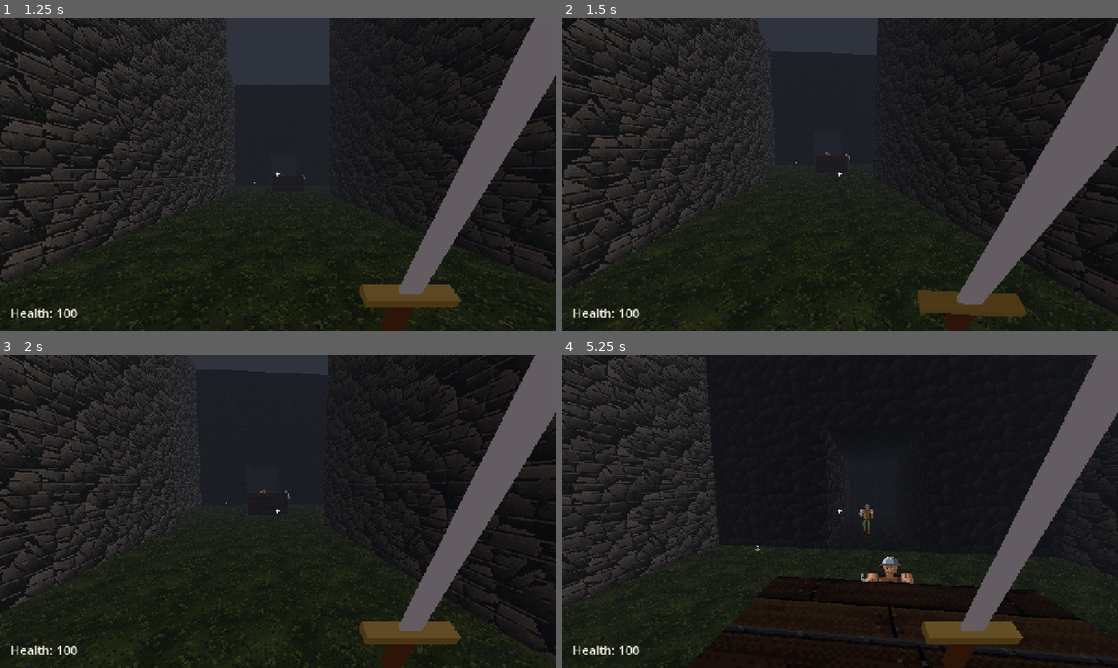
Above: before the commit, frames 1-4 (two rows, left to right).
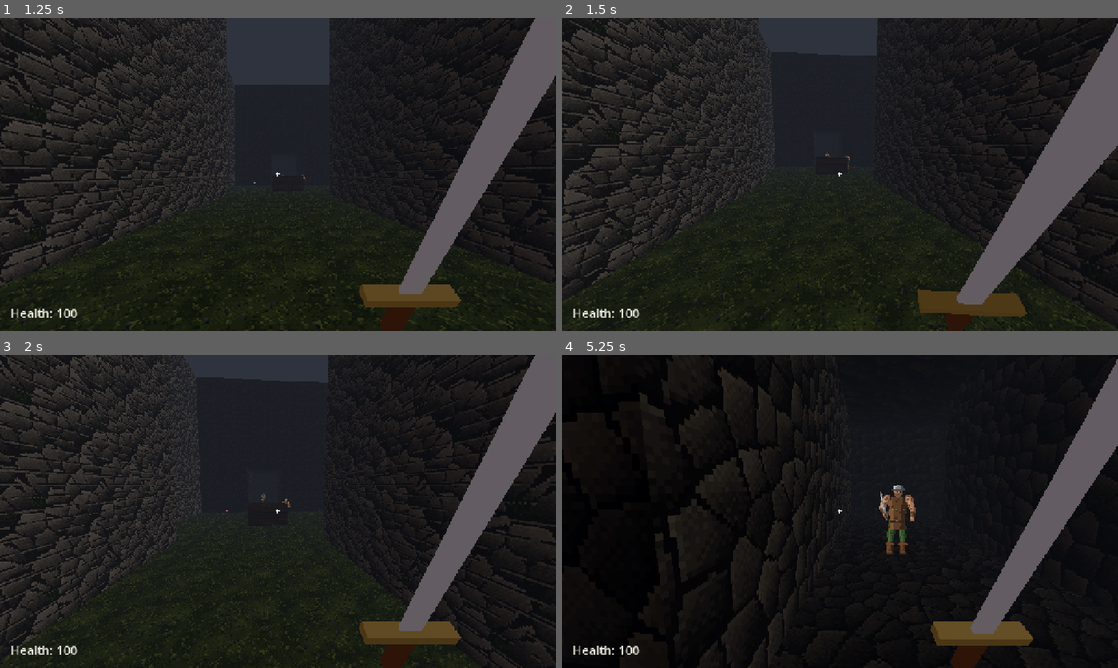
Above: after the commit, the same moments.

Repository: ryanhicke/dark-fantasy-fps
Game: Godot game, scene res://main.tscn
Same seed, same stepped clock (60 frames per second), same inputs: the game is played once before the commit and once after it.
Inputs (mouse positions are in pixels of both pictures, inside the frame that each line leads up to):
- Up to frame 1 (1.25 s): click "New Game" at 0.5 s
- Up to frame 2 (1.5 s): tap Enter (respawn) at 1.25 s; move the mouse to (867, 174) at 1.27 s; hold W (move_forward) from 1.28 s (still down); tap Space (jump) at 1.35 s; click (867, 174) at 1.42 s
- Up to frame 3 (2 s): keep holding W (move_forward); tap Space (jump) at 1.52, 1.82 s
- Up to frame 4 (5.25 s): keep holding W (move_forward); move the mouse to (812, 511) at 2.02 s; click (812, 511) at 2.1 s; tap Space (jump) at 2.27, 2.3, 2.57, 3.05, 3.77, 3.8, 4.07, 4.52, 4.55, 4.82 s; move the mouse to (851, 505) at 2.77 s; hold E (use) 2.78-3.53 s; move the mouse to (834, 517) at 3.52 s; tap 1 (weapon_1) at 3.6 s; click (834, 517) at 3.67 s; move the mouse to (878, 514) at 4.27 s; tap 2 (weapon_2) at 4.35 s; move the mouse to (795, 508) at 5.02 s; tap 3 (weapon_3) at 5.1 s

Frame 1 is identical in both runs. In frame 2, 10% of the frame differs, in the area x 0-100%, y 0-100%; in frame 3, 13%; in frame 4, 23%.

Commit message:
Raise the player's jump height by 50%
jump_velocity 5.5 -> 6.74 with gravity unchanged: peak goes from about
1.0 m to about 1.5 m.

Co-Authored-By: Claude Fable 5.2 <noreply@anthropic.com>

Diff:
--- a/player/player.gd
+++ b/player/player.gd
@@ -20,7 +20,8 @@
 @export var ground_friction: float = 50.0
 ## m/s² of steering while airborne. Low, so jumps commit to a direction.
 @export var air_acceleration: float = 15.0
-@export var jump_velocity: float = 5.5
+## Peak height is jump_velocity² / (2 × gravity): about 1.5 m.
+@export var jump_velocity: float = 6.74
 ## Separate from the project gravity so jump arc can be tuned on its own.
 @export var gravity: float = 15.0
 
